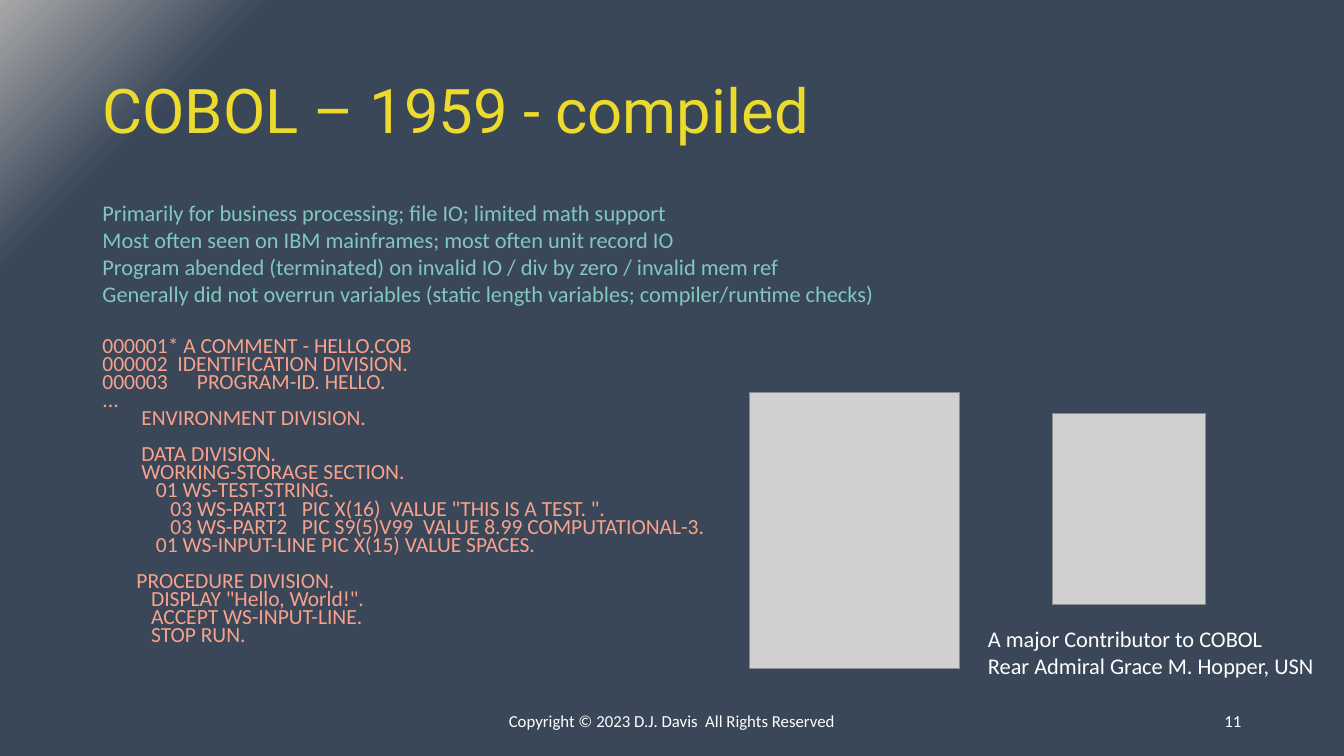
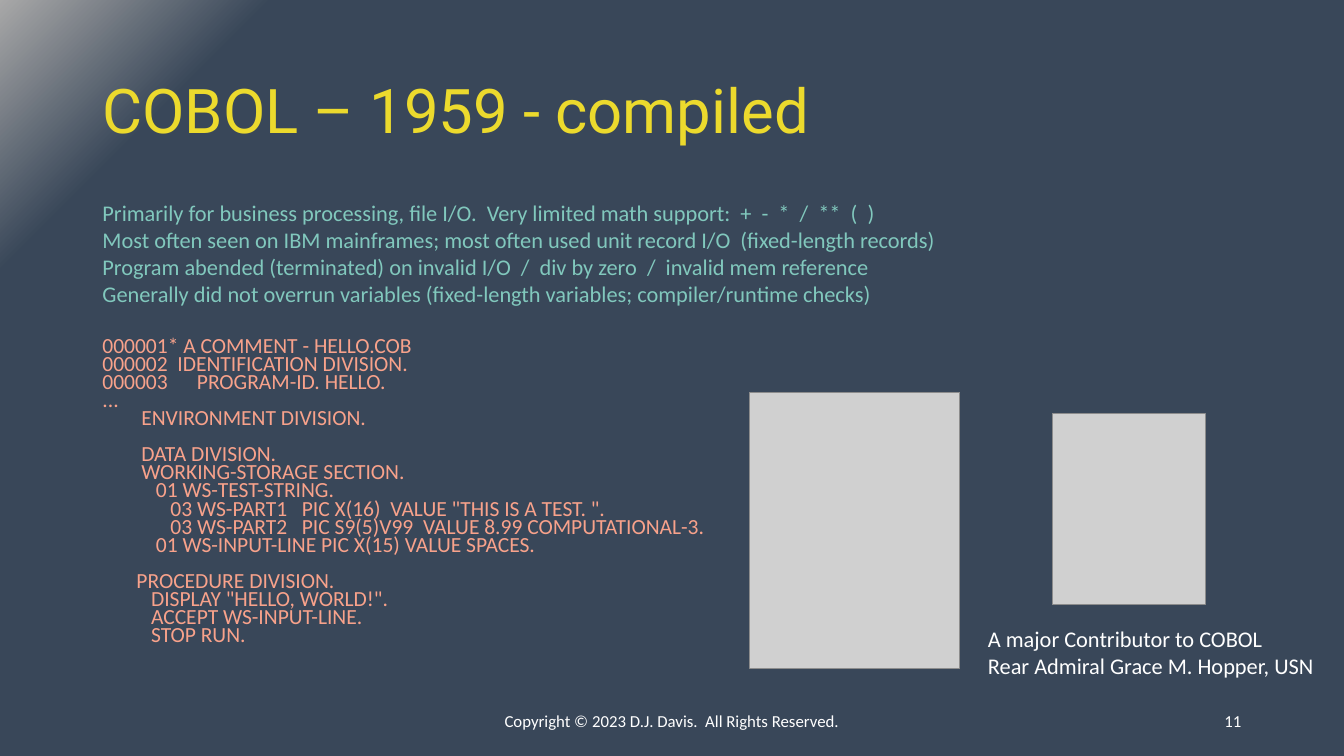
Before and after one commit to ipv3/DC31-BIC, a slide deck: slide 11 of Presentation.pptx. Drawn at 1344x756 pixels with LibreOffice and Linux fonts; fonts in the diff are those of the drawing; grey boxes stand for pictures. Boxes give left, top, right and bottom in pixels: in the first picture for what was removed or moved away, otherwise in the second. Text is boxed around its words. In the diff, an @@ line names an element or a change of style, - is before the commit and + after.

```diff
--- a/Presentation.pptx
+++ b/Presentation.pptx
@@ text at (102, 205, 934, 306): text changed @@
-Primarily for business processing; file IO; limited math support
-Most often seen on IBM mainframes; most often unit record IO
-Program abended (terminated) on invalid IO / div by zero / invalid mem ref
-Generally did not overrun variables (static length variables; compiler/runtime checks)
+Primarily for business processing, file I/O. Very limited math support: + - * / ** ( )
+Most often seen on IBM mainframes; most often used unit record I/O (fixed-length records)
+Program abended (terminated) on invalid I/O / div by zero / invalid mem reference
+Generally did not overrun variables (fixed-length variables; compiler/runtime checks)
@@ text at (151, 591, 388, 612): text changed @@
-DISPLAY "Hello, World!".
+DISPLAY "HELLO, WORLD!".
@@ text at (505, 715, 839, 730): text changed @@
-Copyright © 2023 D.J. Davis All Rights Reserved
+Copyright © 2023 D.J. Davis. All Rights Reserved.
```
Also in this commit, not shown: 51 other slides changed, 1 slide added, 1 slide removed, 1 other file.
